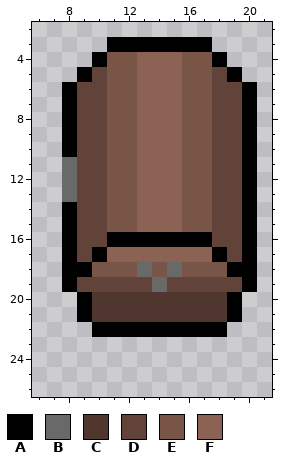
Pixel-art sprite: Q2 Project/src/objectSprites/chestLeft.png. The picture above was drawn from the file before the commit.
The file is 84x84 pixels, drawn in blocks of 3x3; one block is one cell here. Shown: x 6..21, y 2..26.
Palette (. is transparent): A #000000  B #696969  C #4f362e  D #614339  E #795548  F #8c6254
Pixels before, first column x 8:
 3 ...AAAAAAA...
 4 ..AEEFFFEEA..
 5 .ADEEFFFEEDA.
 6 ADDEEFFFEEDDA
 7 ADDEEFFFEEDDA
 8 ADDEEFFFEEDDA
 9 ADDEEFFFEEDDA
10 ADDEEFFFEEDDA
11 BDDEEFFFEEDDA
12 BDDEEFFFEEDDA
13 BDDEEFFFEEDDA
14 ADDEEFFFEEDDA
15 ADDEEFFFEEDDA
16 ADDAAAAAAADDA
17 ADAFFFFFFFADA
18 AAEEEBEBEEEAA
19 ADDDDDBDDDDDA
20 .ACCCCCCCCCA.
21 .ACCCCCCCCCA.
22 ..AAAAAAAAA..
The result:
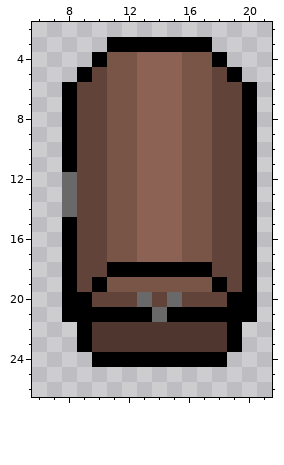
From the commit log: added chests, will add items later
What changed:
Changed rows in their new state; - is an unchanged pixel.
first column x 8:
11 A------------
14 B------------
16 ---EEFFFEE---
17 --DEE---EED--
18 -DDAAAAAAADD-
19 --AEEEEEEEA--
20 A-DDDBDBDDD-A
21 A-AAAABAAAA-A
22 -ACCCCCCCCCA-
23 -ACCCCCCCCCA-
24 --AAAAAAAAA--
Pixel boxes of the changes (left, top, right, bottom) in both pictures:
changed: (62, 157, 257, 367)
